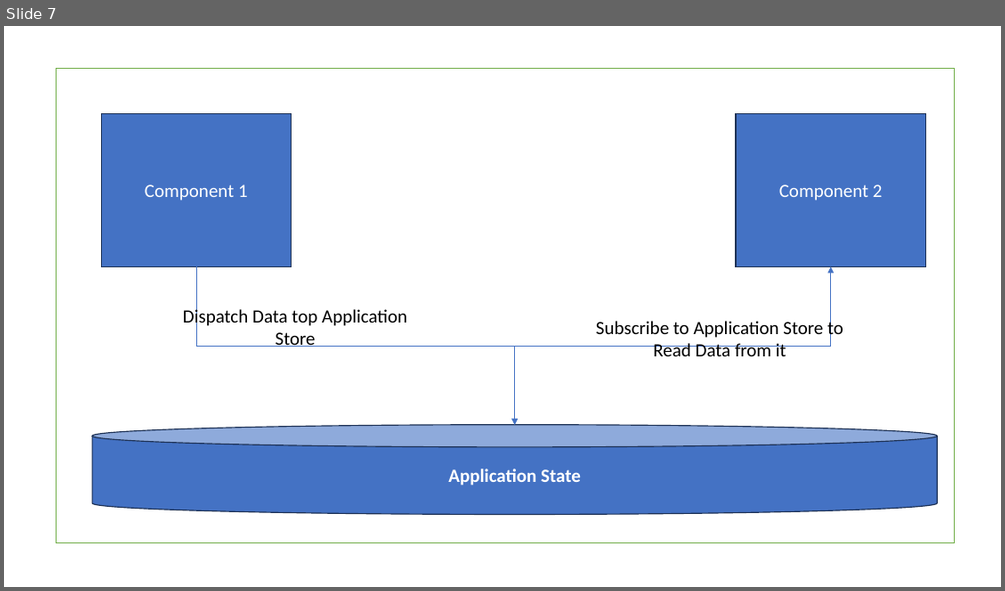
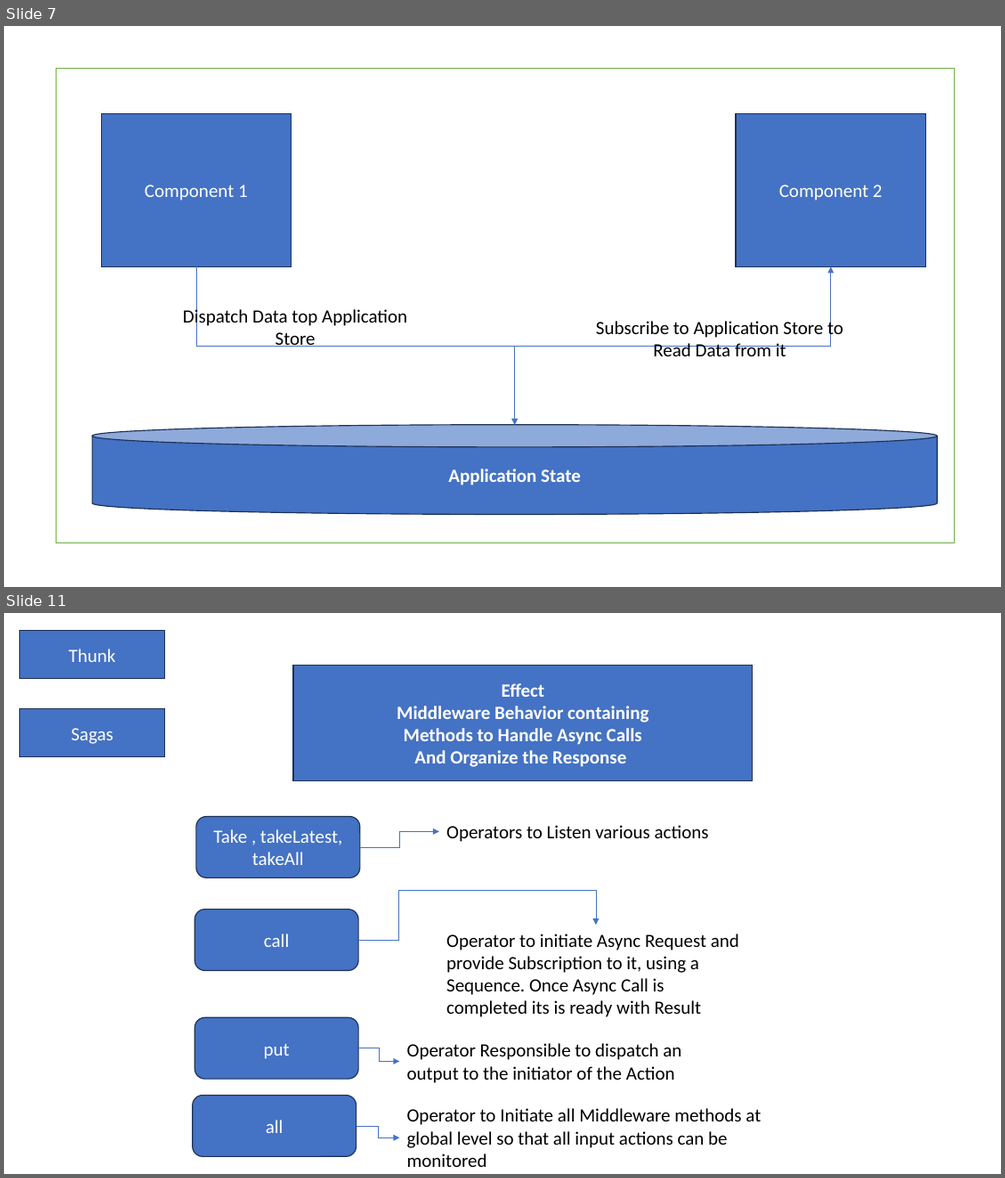
Before and after one commit to maheshsabnis/coreflexreactnative, a slide deck: Images.pptx. Shown one above the other, each under a label of ours: slide 7 before the commit, slides 7 and 11 after it; the slides between them are not shown. The pictures are 1005x591 and 1005x1178 pixels, drawn with LibreOffice and Linux fonts; fonts in the diff are those of the drawing. Boxes give left, top, right and bottom in pixels: in the first picture for what was removed or moved away, otherwise in the second. Text is boxed around its words. In the diff, an @@ line names an element or a change of style, - is before the commit and + after.

```diff
--- a/Images.pptx
+++ b/Images.pptx
@@ slide 11 added at (4, 613, 1001, 1174), background #FFFFFF @@
@@ rectangle added at (20, 630, 165, 679), fill #4472C4, outline #1E3256 1 pt, 18 pt, text #FFFFFF @@
+Thunk
@@ rectangle added at (293, 666, 752, 780), fill #4472C4, outline #1E3256 1 pt, 18 pt, text #FFFFFF, bold @@
+Effect
+Middleware Behavior containing
+Methods to Handle Async Calls
+And Organize the Response
@@ rectangle added at (20, 709, 165, 757), fill #4472C4, outline #1E3256 1 pt, 18 pt, text #FFFFFF @@
+Sagas
@@ rounded rectangle added at (196, 817, 360, 877), fill #4472C4, outline #1E3256 1 pt, 18 pt, text #FFFFFF @@
+Take , takeLatest, takeAll
@@ text added at (446, 825, 709, 842), 18 pt, text #000000 @@
+Operators to Listen various actions
@@ elbow arrow added from (360, 847) to (439, 831), #4472C4 0.5 pt @@
@@ elbow arrow added from (358, 940) to (596, 925), #4472C4 0.5 pt @@
@@ rounded rectangle added at (194, 909, 358, 971), fill #4472C4, outline #1E3256 1 pt, 18 pt, text #FFFFFF @@
+call
@@ text added at (446, 933, 739, 1017), 18 pt, text #000000 @@
+Operator to initiate Async Request and provide Subscription to it, using a Sequence. Once Async Call is completed its is ready with Result
@@ rounded rectangle added at (194, 1018, 358, 1078), fill #4472C4, outline #1E3256 1 pt, 18 pt, text #FFFFFF @@
+put
@@ elbow arrow added from (358, 1048) to (399, 1061), #4472C4 0.5 pt @@
@@ text added at (407, 1043, 681, 1083), 18 pt, text #000000 @@
+Operator Responsible to dispatch an output to the initiator of the Action
@@ rounded rectangle added at (193, 1095, 356, 1157), fill #4472C4, outline #1E3256 1 pt, 18 pt, text #FFFFFF @@
+all
@@ text added at (407, 1108, 760, 1167), 18 pt, text #000000 @@
+Operator to Initiate all Middleware methods at global level so that all input actions can be monitored
@@ elbow arrow added from (356, 1126) to (399, 1137), #4472C4 0.5 pt @@
```
Also in this commit, not shown: 3 other slides added, 8 other files.
